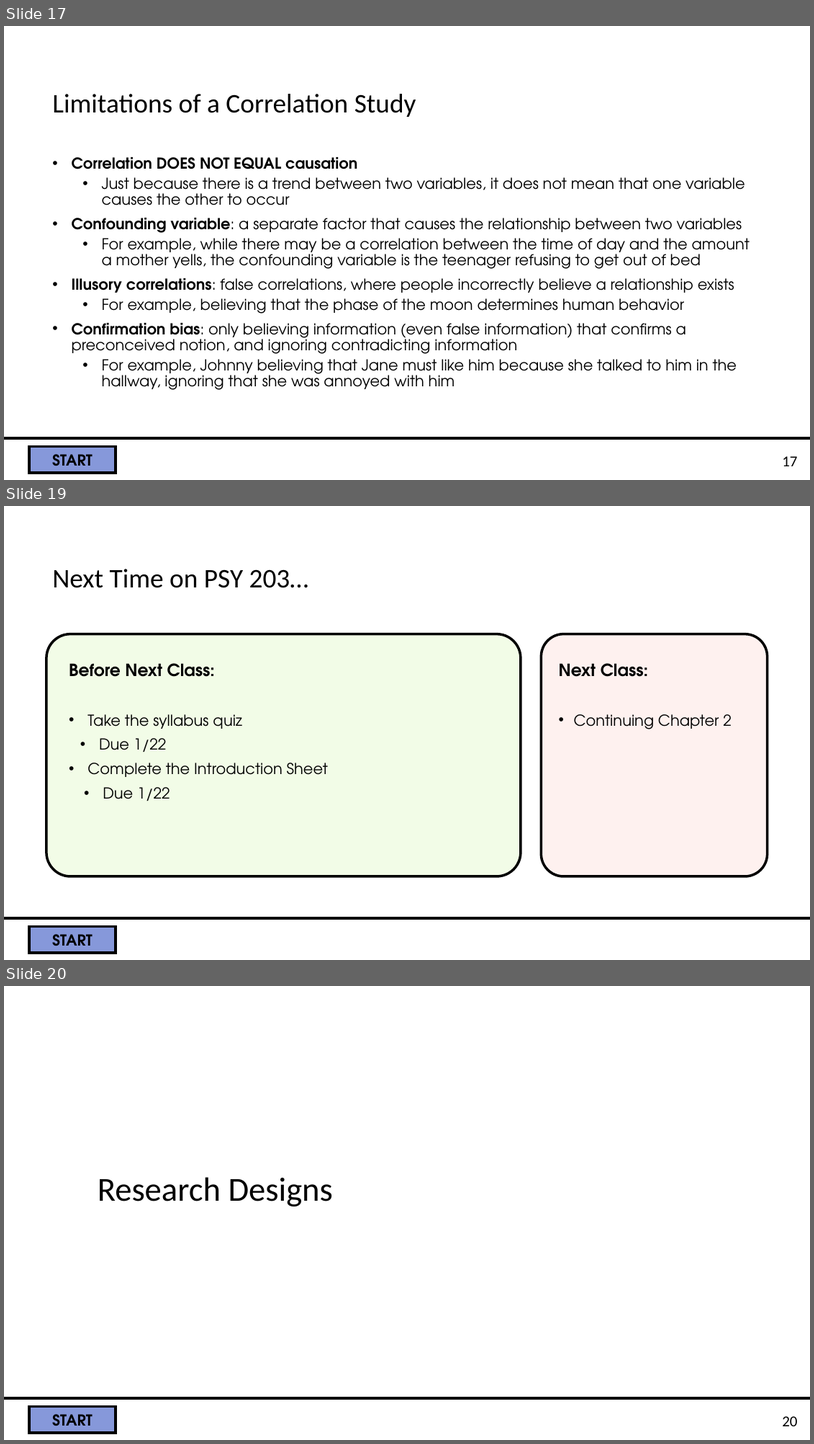
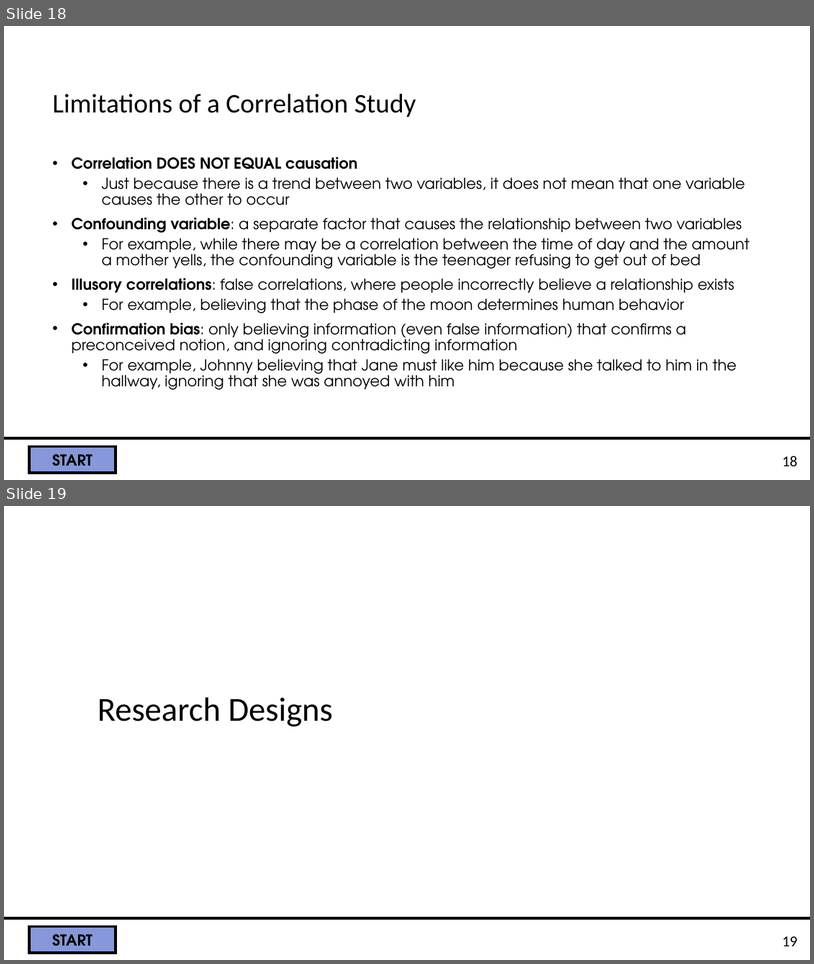
Before and after one commit to BLScheuler/StudentSources_GenPsych, a slide deck: PSY 203 STUDENT Chapter 2.pptx. Shown one above the other, each under a label of ours: slides 17, 19 and 20 before the commit, slides 18 and 19 after it; the slides between them are not shown. The pictures are 814x1444 and 814x964 pixels, drawn with LibreOffice and Linux fonts; fonts in the diff are those of the drawing; background and template pictures are left out. Boxes give left, top, right and bottom in pixels: in the first picture for what was removed or moved away, otherwise in the second. Text is boxed around its words. In the diff, an @@ line names an element or a change of style, - is before the commit and + after.

```diff
--- a/PSY 203 STUDENT Chapter 2.pptx
+++ b/PSY 203 STUDENT Chapter 2.pptx
@@ slide 19 removed at (4, 506, 810, 960), background picture (left out); not listed: 4 template elements that a slide beside it also shows @@
@@ title removed at (52, 569, 309, 588) @@
-Next Time on PSY 203…
@@ rounded rectangle removed at (46, 633, 521, 875) @@
@@ rounded rectangle removed at (542, 633, 768, 875) @@
@@ text removed at (69, 663, 328, 800) @@
-Before Next Class:
-• Take the syllabus quiz
-  • Due 1/22
-• Complete the Introduction Sheet
-  • Due 1/22
@@ text removed at (559, 663, 732, 729) @@
-Next Class:
-• Continuing Chapter 2
@@ what was slide 17 is now slide 18 @@
@@ page number at (782, 455, 797, 466): text changed @@
-17
+18
@@ what was slide 20 is now slide 19 @@
@@ page number at (782, 936, 797, 946): text changed @@
-20
+19
```
Also in this commit, not shown: 1 slide changed, 1 other slide removed.
